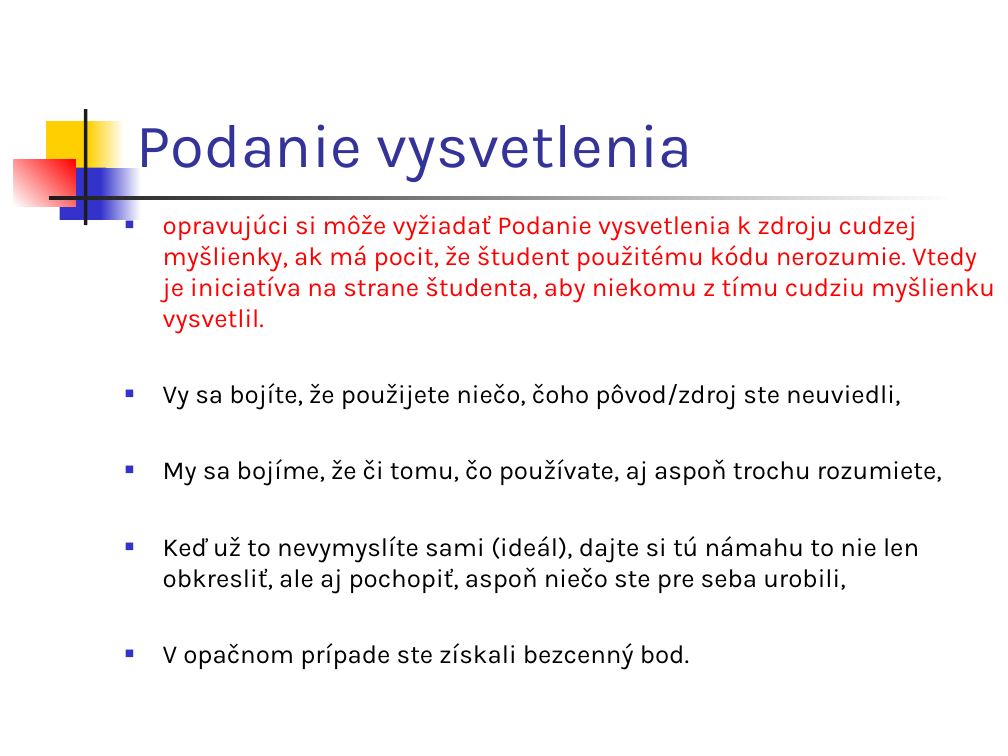
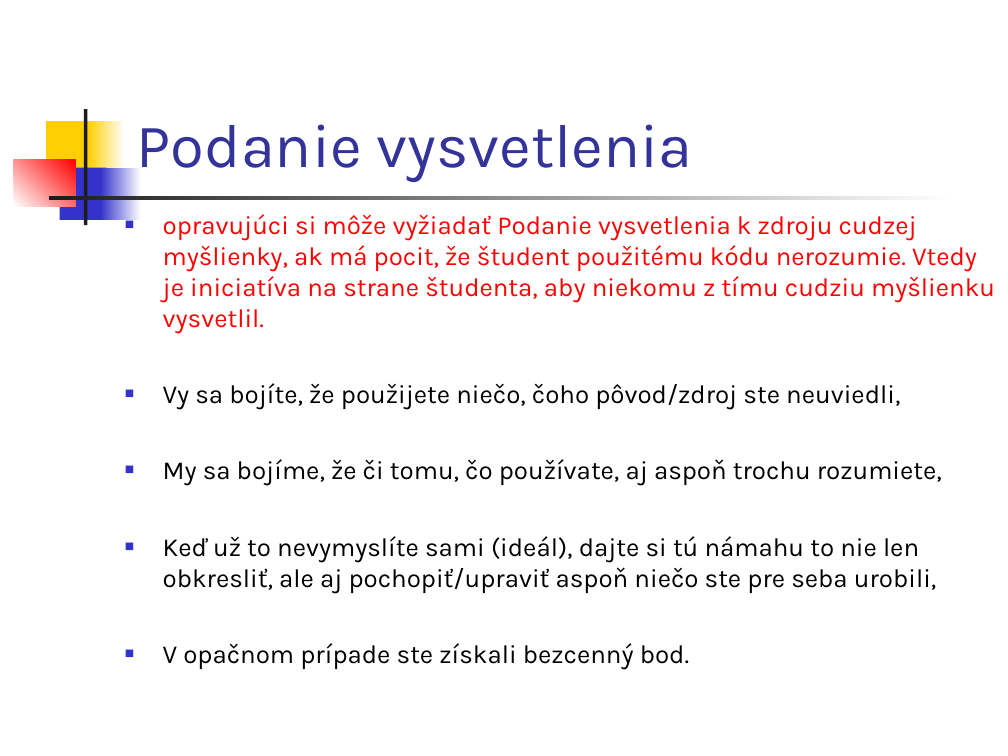
Before and after one commit to Programovanie4/Prednasky, a slide deck: slide 5 of 08/08_java_intro.ppt. Drawn at 1008x756 pixels with LibreOffice and Linux fonts; fonts in the diff are those of the drawing. Boxes give left, top, right and bottom in pixels: in the first picture for what was removed or moved away, otherwise in the second. Text is boxed around its words. In the diff, an @@ line names an element or a change of style, - is before the commit and + after.

```diff
--- a/08/08_java_intro.ppt
+++ b/08/08_java_intro.ppt
@@ text at [163,536,937,594]: text changed @@
-■ Keď už to nevymyslíte sami (ideál), dajte si tú námahu to nie len obkresliť, ale aj pochopiť, aspoň niečo ste pre seba urobili,
+■ Keď už to nevymyslíte sami (ideál), dajte si tú námahu to nie len obkresliť, ale aj pochopiť/upraviť aspoň niečo ste pre seba urobili,
```
Also in this commit, not shown: 5 other slides changed, 3 other files.
